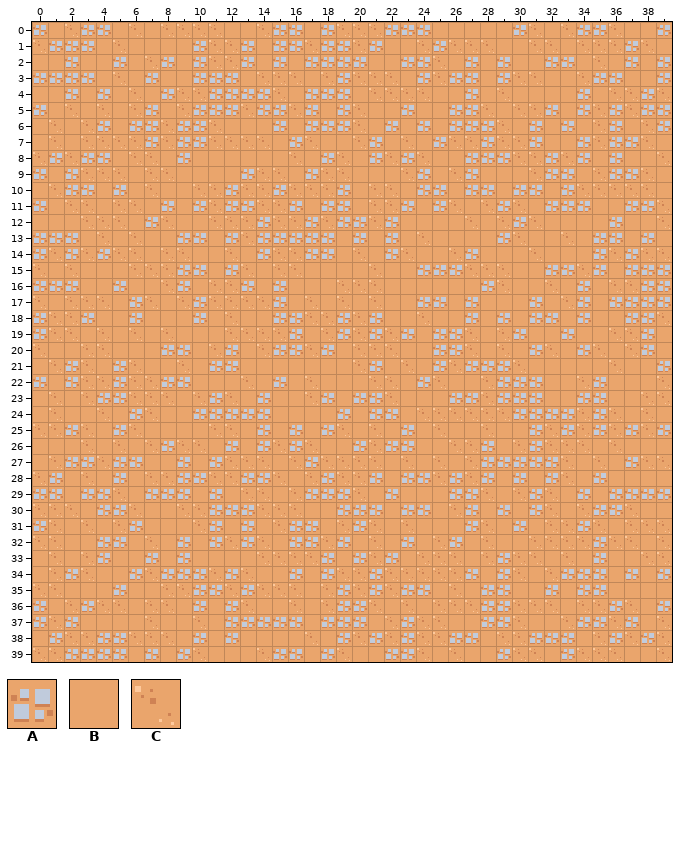
Two states of a Tiled map, src/map.tmx. The first picture shows the starting point.
Cells are 16x16 px. Shown: x 0..39, y 0..39.
Key: from "tiny-dungeon": A 42, B 48, C 49.
_ is an empty cell.
Layer "Ground" before, first column x 0:
11 ABCCBCCB
12 BBBCCCBA
13 AAABCBCB
14 ACACACCB
15 CBCBBBCC
16 AAABBABB
17 CBCCCBAC
18 ACCABBAB
19 ACCBCBCB
20 CBBCCBBB
21 BCACBACB
22 ABACCACC
23 BCBCAACC
24 BCBBCBAC
25 CCACBACB
26 BBBCBCBC
27 BCAACAAB
28 CABCBABC
29 AABAACBA
30 CCCBAACB
31 ACBCBCAB
32 CCBBAABC
33 BCBCABBA
34 BCACBBAC
35 CCBBBABB
36 ABCACCBC
37 ACABBBBC
38 BACCAACC
After:
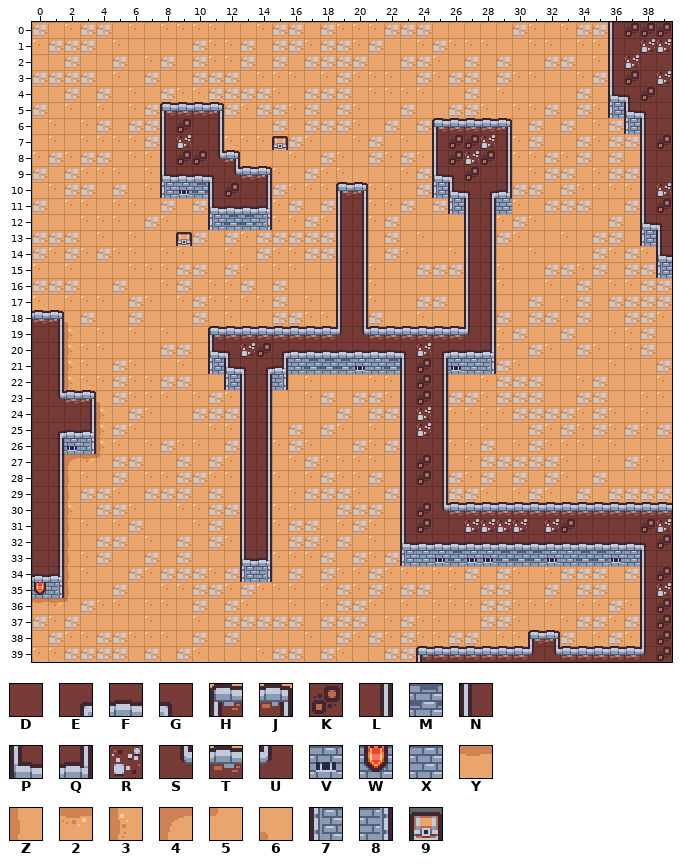
Further tiles: from "tiny-dungeon": D 0, E 1, F 2, G 3, H 4, J 5, K 12, L 13, M 14, N 15, P 16, Q 17, R 24, S 25, T 26, U 27, V 28, W 29, X 40, Y 50, Z 50 turned 270, 2 51, 3 51 turned 270, 4 52 turned 270, 5 53, 6 53 turned 270, 7 57, 8 59, 9 89.
Change:
Changed rows in their new state; . is an unchanged cell.
Layer "Ground":
first column x 0:
18 ..6..
19 ..3..
20 ..3..
21 ..3..
22 ..3..
23 ....6
24 ....3
25 ....3
26 ....3
27 ..425
28 ..Z..
29 ..Z..
30 ..3..
31 ..Z..
32 ..Z..
33 ..Z..
34 ..Z..
35 ..Z..
36 Y25..
Layer "Walls":
first column x 0:
 0 ....................................NKKK
 1 ....................................NDRR
 2 ....................................NRDD
 3 ....................................NKDR
 4 ....................................PGKD
 5 ........HTTJ........................7PGD
 6 ........NKDL.............HTTTJ.......7ND
 7 ........NRDL...9.........NKKRL........NK
 8 ........NKKSJ............NKRKL........ND
 9 ........PFFGSTJ..........PGKDL........ND
10 ........7VMNKDL....HJ....7PGEQ........NR
11 ...........PFFQ....NL.....7NLX........NK
12 ...........7MM8....NL......NL.........PG
13 .........9.........NL......NL.........7N
14 ...................NL......NL..........P
15 ...................NL......NL..........7
16 ...................NL......NL...........
17 ...................NL......NL...........
18 TJ.................NL......NL...........
19 DL.........HTTTTTTTUSTTTTTTUL...........
20 DL.........PGRKEFFFFFFFGREFFQ...........
21 DL.........7PGEQXMMMVXMNKLVX8...........
22 DL..........7NL8.......NKL..............
23 DSTJ.........NL........NKL..............
24 DDDL.........NL........NRL..............
25 DEFQ.........NL........NRL..............
26 DLV8.........NL........NDL..............
27 DL...........NL........NKL..............
28 DL...........NL........NKL..............
29 DL...........NL........NDL..............
30 DL...........NL........NKSTTTTTTTTTTTTTT
31 DL...........NL........NKDDRRRRDRKDDDDKR
32 DL...........NL........PFFFFFFFFFFFFFFGK
33 DL...........PQ........7XVMVVMMMVXMMVXND
34 FQ...........78.......................NK
35 W8....................................NR
36 ......................................NK
37 ......................................NK
38 ...............................HJ.....NK
39 ........................HTTTTTTUSTTTTTUK
